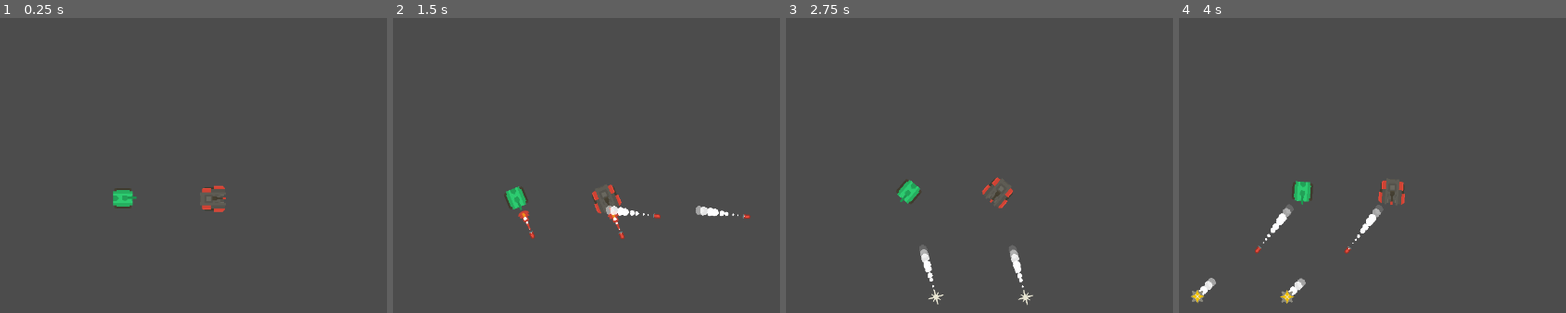
Above: before the commit, frames 1-4 (left to right).
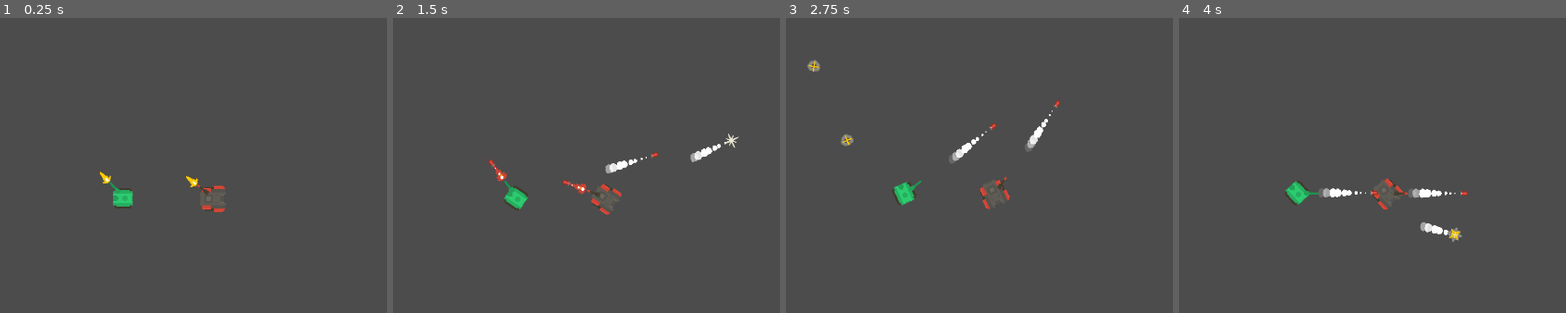
Above: after the commit, the same moments.

Repository: Airtonzentokimura/Rogue-Tank
Game: Godot game, scene res://scenes/teste_area.tscn
The game is run twice, just before and just after one commit, with the same random seed, the same clock (stepped at 60 frames per second) and the same inputs.
Inputs (mouse positions are in pixels of both pictures, inside the frame that each line leads up to):
- Up to frame 1 (0.25 s): no input
- Up to frame 2 (1.5 s): tap Enter at 0.5 s; move the mouse to (outside the picture) at 0.52 s; hold Right (ui_right) 0.53-1.28 s; tap Ctrl (ui_shoot) at 0.6, 1.35 s; move the mouse to (482, 150) at 1.27 s; hold Down (ui_down) from 1.28 s (still down)
- Up to frame 3 (2.75 s): move the mouse to (1099, 38) at 2.02 s; release Down (ui_down) at 2.03 s; hold Right (ui_right) from 2.03 s (still down); tap Ctrl (ui_shoot) at 2.1 s
- Up to frame 4 (4 s): move the mouse to (1380, 215) at 2.77 s; release Right (ui_right) at 2.78 s; hold Up (ui_up) 2.78-3.53 s; tap Ctrl (ui_shoot) at 2.85, 3.6 s; move the mouse to (outside the picture) at 3.52 s; hold Left (ui_left) from 3.53 s (still down)

The runs differ from the first frame. In frame 1, 0.2% of the frame differs, in the area x 25-59%, y 52-62%; in frame 2, 1.9%; in frame 3, 1.9%; in frame 4, 2.4%, in the area x 3-75%, y 54-97%.

Commit message:
Aula 24 - Movimentando a torreta do tanque com o ponteiro.

Diff:
--- a/Rogue tank/Scripts/Tank.gd
+++ b/Rogue tank/Scripts/Tank.gd
@@ -4,7 +4,7 @@
 onready var BULLET_TANK_GROUP = "bullet-" + str(self)
 
 #PI = meio circulo por segundo
-const ROT_VEL = PI/2
+const ROT_VEL = PI/4
 #Velocidade de movimento
 var MAX_SPEED = 100
 #Variavel da aceleracao do tanque. Foi posto aqui para que nao zere cada vez que a funcao e chamada.
@@ -128,7 +128,9 @@
 	#senao eu zero a variavem velocidade e espero o sinal
 	else:
 		acell = lerp(acell, 0, .005)
-	print(acell)
+	#Chamo a entidade Barrel (node 2d) e look at = olha para. Get_global_mouse_position = posicao onde esta o mouse.
+	$Barrel.look_at(get_global_mouse_position())
+
 	#movimenta e bate em duas direcoes em velocidade e variacao entre cos e seno. Rotation e do script.
 	#Dir e a variavel que eu fiz e depois foi transferido para o lerp
 	move_and_slide(Vector2( cos(rotation), sin(rotation) )* acell)
@@ -140,8 +142,9 @@
 			var bullet = pre_bullet.instance()
 			#Local e posição que ira sair a imagem
 			bullet.global_position = $Barrel/Muzzle.global_position
-			#Direcao da bala
-			bullet.dir = Vector2(cos(rotation),sin(rotation)).normalized()
+			#Direcao da bala. Olha o node 2d chamado barrel = $barrel. global_rotation = rotacao levando em conta a posicao global da
+			#entidade
+			bullet.dir = Vector2(cos($Barrel.global_rotation),sin($Barrel.global_rotation)).normalized()
 			#Adiciona a animação na cena
 			get_parent().add_child(bullet)
 			$Barrel/AnimationPlayer.play("Fire")
--- a/Rogue tank/scenes/Tank.tscn
+++ b/Rogue tank/scenes/Tank.tscn
@@ -3,9 +3,9 @@
 [ext_resource path="res://Scripts/Tank.gd" type="Script" id=1]
 [ext_resource path="res://sprites/tankBody_bigRed.png" type="Texture" id=2]
 [ext_resource path="res://sprites/specialBarrel1.png" type="Texture" id=3]
-[ext_resource path="res://sprites/shotRed.png" type="Texture" id=4]
-[ext_resource path="res://sprites/shotLarge.png" type="Texture" id=5]
-[ext_resource path="res://sprites/shotOrange.png" type="Texture" id=6]
+[ext_resource path="res://sprites/shotLarge.png" type="Texture" id=4]
+[ext_resource path="res://sprites/shotOrange.png" type="Texture" id=5]
+[ext_resource path="res://sprites/shotRed.png" type="Texture" id=6]
 
 [sub_resource type="Animation" id=1]
 resource_name = "Fire"
@@ -17,34 +17,34 @@
 tracks/0/imported = false
 tracks/0/enabled = true
 tracks/0/keys = {
-"times": PoolRealArray( 0, 0.1, 0.2 ),
+"times": PoolRealArray( 0, 0.100743, 0.201486 ),
 "transitions": PoolRealArray( 1, 1, 1 ),
 "update": 1,
-"values": [ ExtResource( 5 ), ExtResource( 6 ), ExtResource( 4 ) ]
+"values": [ ExtResource( 4 ), ExtResource( 5 ), ExtResource( 6 ) ]
 }
 tracks/1/type = "value"
-tracks/1/path = NodePath("Fire:position")
+tracks/1/path = NodePath("Fire:visible")
 tracks/1/interp = 1
 tracks/1/loop_wrap = true
 tracks/1/imported = false
 tracks/1/enabled = true
 tracks/1/keys = {
-"times": PoolRealArray( 0, 0.1, 0.2 ),
-"transitions": PoolRealArray( 1, 1, 1 ),
+"times": PoolRealArray( 0, 0.3 ),
+"transitions": PoolRealArray( 1, 1 ),
 "update": 1,
-"values": [ Vector2( -0.299558, -38.6874 ), Vector2( -0.299568, -41.6874 ), Vector2( -0.299583, -45.6874 ) ]
+"values": [ true, false ]
 }
 tracks/2/type = "value"
-tracks/2/path = NodePath("Fire:visible")
+tracks/2/path = NodePath("Fire:position")
 tracks/2/interp = 1
 tracks/2/loop_wrap = true
 tracks/2/imported = false
 tracks/2/enabled = true
 tracks/2/keys = {
-"times": PoolRealArray( 0, 0.3 ),
-"transitions": PoolRealArray( 1, 1 ),
+"times": PoolRealArray( 0.00157411, 0.100232, 0.199901 ),
+"transitions": PoolRealArray( 1, 1, 1 ),
 "update": 1,
-"values": [ true, false ]
+"values": [ Vector2( 51.3364, 0.346924 ), Vector2( 53.4879, 0.727852 ), Vector2( 59.635, 1.03085 ) ]
 }
 
 [node name="Tank" type="KinematicBody2D"]
@@ -52,7 +52,6 @@
 script = ExtResource( 1 )
 
 [node name="CollisionPolygon2D" type="CollisionPolygon2D" parent="."]
-rotation = 1.5708
 polygon = PoolVector2Array( -13.2947, -17.9691, -19.2675, -14.0737, -19.2675, 15.0115, -13.035, 18.3874, 12.6743, 18.3874, 18.9068, 15.2711, 19.1665, -14.5931, 12.4146, -18.2288 )
 
 [node name="Sprite" type="Sprite" parent="."]
@@ -61,21 +60,19 @@
 
 [node name="Barrel" type="Node2D" parent="."]
 position = Vector2( 0.335617, -1.00683 )
-rotation = 1.5708
 
 [node name="Sprite" type="Sprite" parent="Barrel"]
-position = Vector2( 0.539803, -2.9188 )
+position = Vector2( 16.8902, 1.08121 )
+rotation = 1.5708
 texture = ExtResource( 3 )
 offset = Vector2( -0.204208, -7.88887 )
 
 [node name="Muzzle" type="Position2D" parent="Barrel"]
-position = Vector2( 0, -40.6089 )
-rotation = 1.5708
+position = Vector2( 46.1035, 0.953495 )
 
 [node name="Fire" type="Sprite" parent="Barrel"]
-visible = false
-position = Vector2( -0.299583, -45.6874 )
-rotation = -3.14159
+position = Vector2( 51.3364, 0.346924 )
+rotation = 4.71239
 texture = ExtResource( 4 )
 
 [node name="AnimationPlayer" type="AnimationPlayer" parent="Barrel"]
